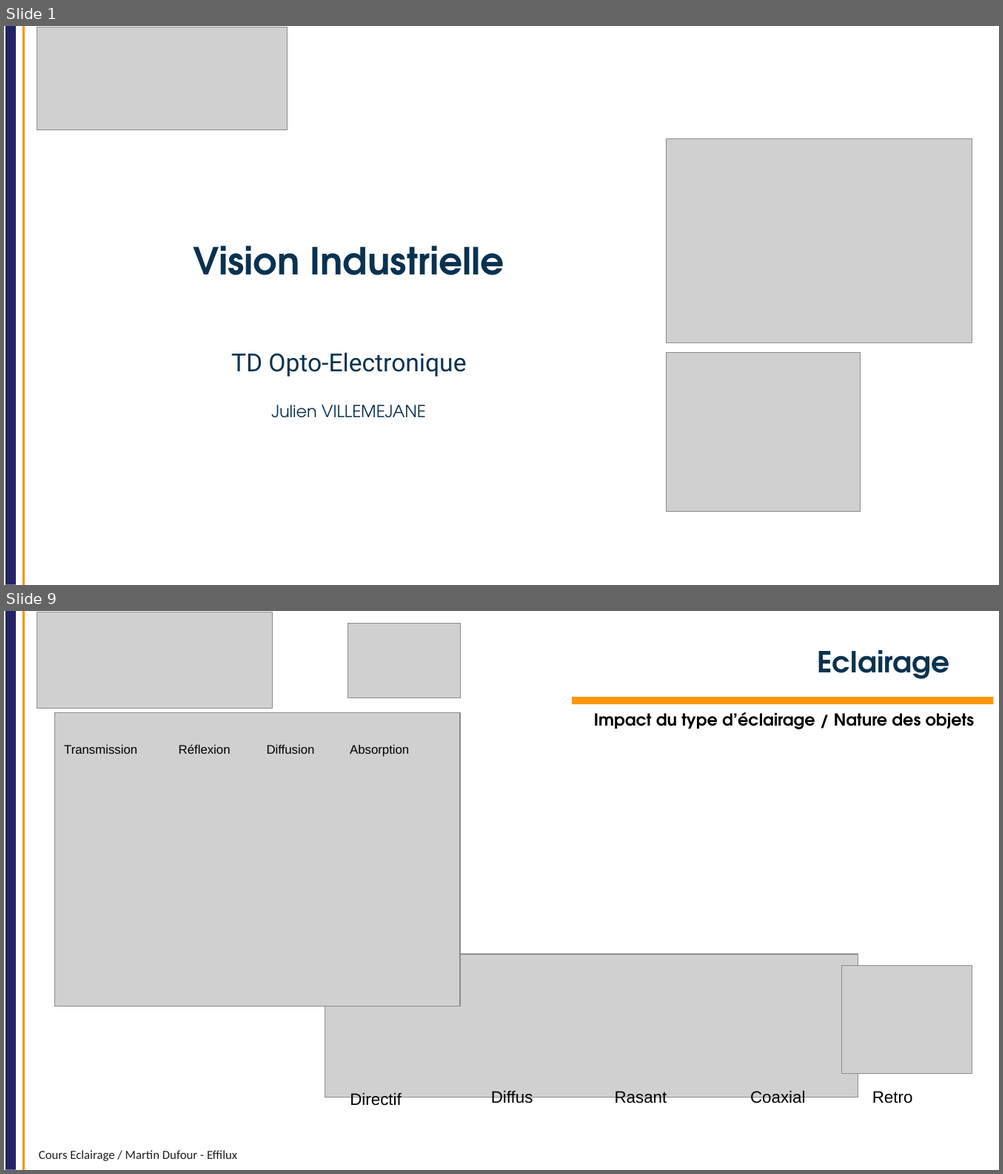
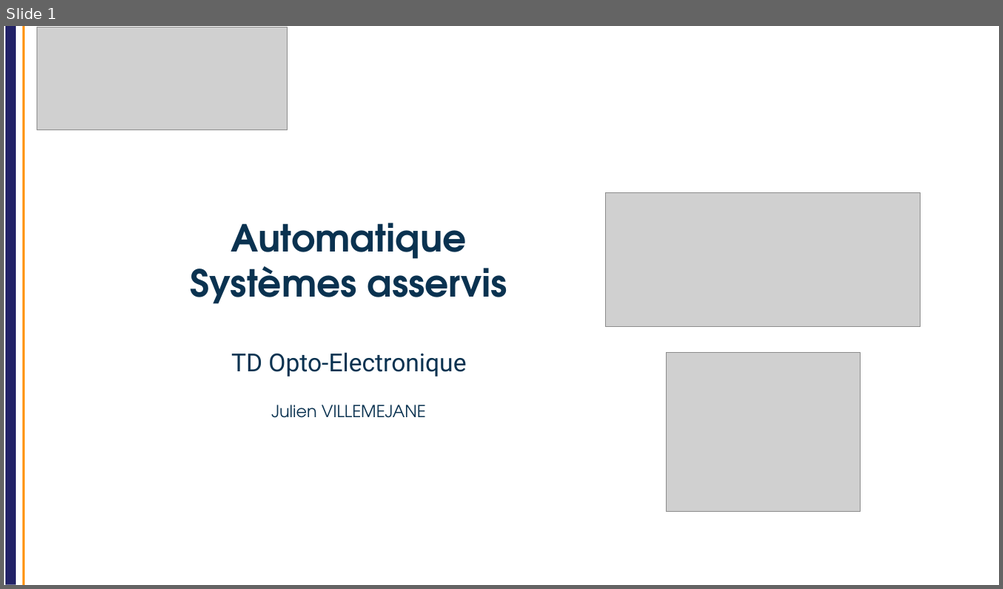
Before and after one commit to IOGS-Digital-Methods/semester-5, a slide deck: OptoElectronique/TD/2026/TD_asservissement/S5_OptoElectronique_TD_auto_2026.pptx. Shown one above the other, each under a label of ours: slides 1 and 9 before the commit, slide 1 after it; the slides between them are not shown. The pictures are 1003x1174 and 1003x589 pixels, drawn with LibreOffice and Linux fonts; fonts in the diff are those of the drawing; grey boxes stand for pictures; background and template pictures are left out. Boxes give left, top, right and bottom in pixels: in the first picture for what was removed or moved away, otherwise in the second. Text is boxed around its words. In the diff, an @@ line names an element or a change of style, - is before the commit and + after.

```diff
--- a/OptoElectronique/TD/2026/TD_asservissement/S5_OptoElectronique_TD_auto_2026.pptx
+++ b/OptoElectronique/TD/2026/TD_asservissement/S5_OptoElectronique_TD_auto_2026.pptx
@@ slide 9 removed at (4, 611, 999, 1170), background #FFFFFF; not listed: 2 template elements that a slide beside it also shows @@
@@ picture removed at (37, 612, 273, 709) @@
@@ picture removed at (347, 623, 460, 698) @@
@@ title removed at (817, 650, 950, 679) @@
-Eclairage
@@ rectangle removed at (572, 697, 993, 704) @@
@@ picture removed at (55, 713, 461, 1007) @@
@@ text removed at (594, 712, 974, 729) @@
-Impact du type d’éclairage / Nature des objets
@@ text removed at (64, 745, 137, 754) @@
-Transmission
@@ text removed at (179, 744, 230, 754) @@
-Réflexion
@@ text removed at (267, 745, 315, 754) @@
-Diffusion
@@ text removed at (350, 745, 409, 757) @@
-Absorption
@@ picture removed at (325, 954, 857, 1097) @@
@@ picture removed at (841, 966, 972, 1074) @@
@@ text removed at (350, 1093, 401, 1110) @@
-Directif
@@ text removed at (491, 1091, 533, 1108) @@
-Diffus
@@ text removed at (614, 1091, 667, 1108) @@
-Rasant
@@ text removed at (750, 1091, 805, 1108) @@
-Coaxial
@@ text removed at (872, 1091, 913, 1104) @@
-Retro
@@ text removed at (39, 1150, 237, 1162) @@
-Cours Eclairage / Martin Dufour - Effilux
@@ slide 1 changed as well @@
@@ picture removed at (666, 139, 972, 343) @@
@@ picture added at (606, 192, 920, 326) @@
@@ title at (190, 223, 507, 304): text changed @@
-Vision Industrielle
+Automatique
+Systèmes asservis
```
Also in this commit, not shown: 15 slides added, 37 other slides removed, 5 other files.
